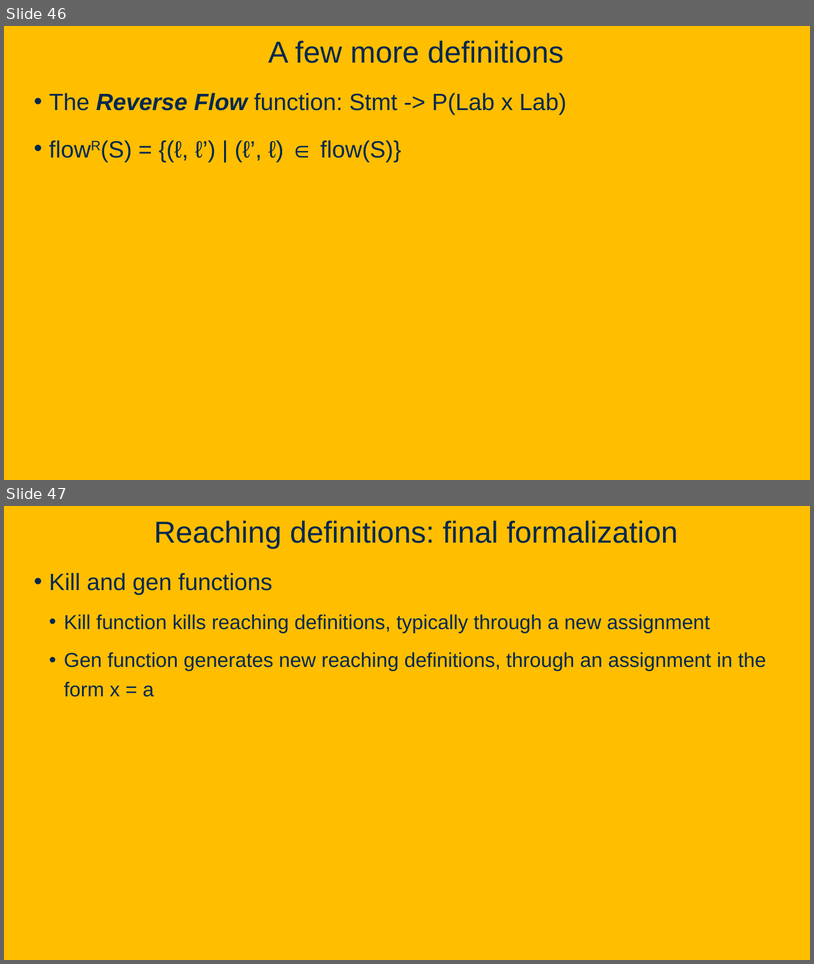
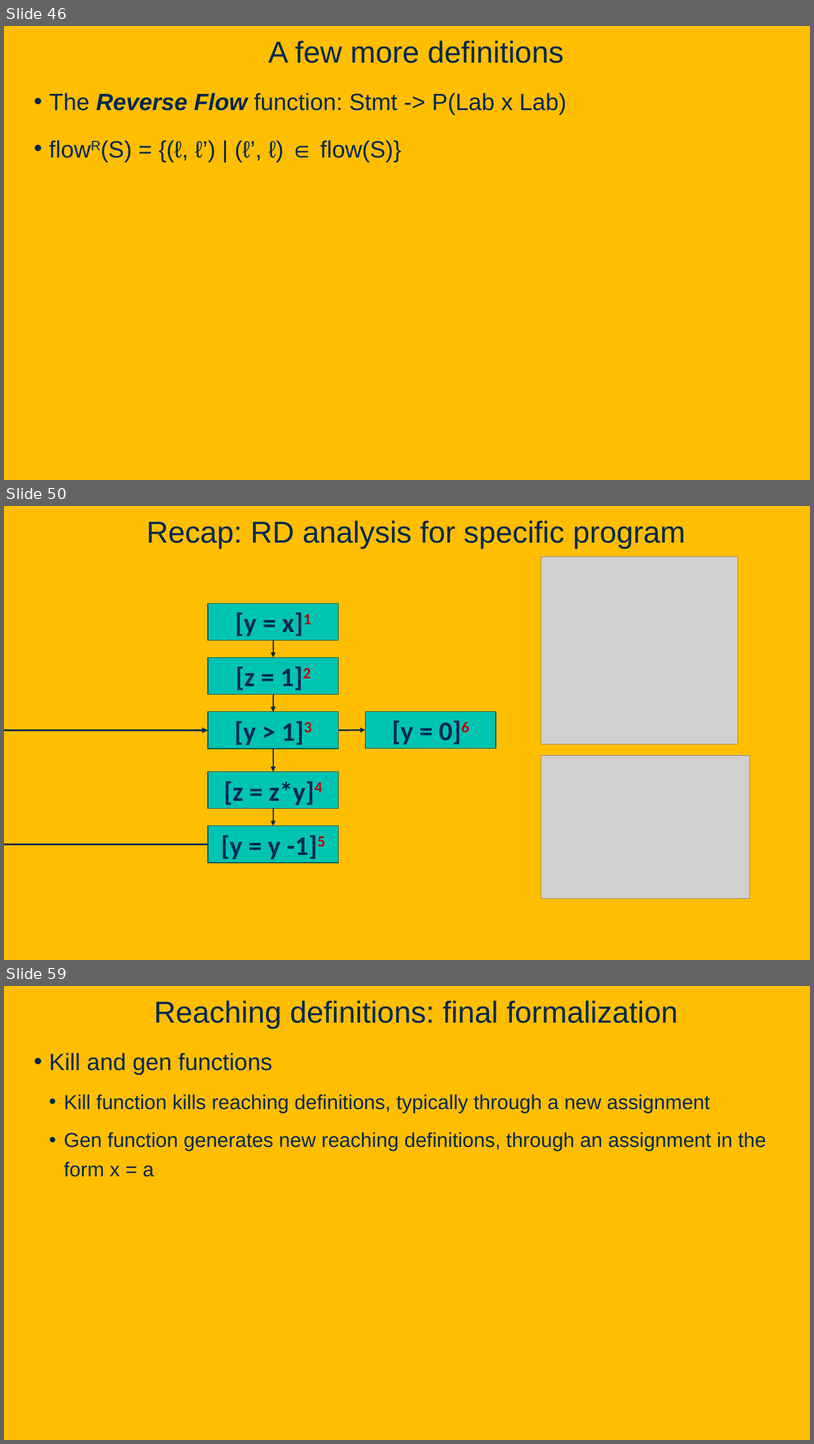
Before and after one commit to davsec-teaching/ECS289C-Spring2025, a slide deck: slides/3_data_flow_analysis.pptx. Shown one above the other, each under a label of ours: slides 46 and 47 before the commit, slides 46, 50 and 59 after it; the slides between them are not shown. The pictures are 814x964 and 814x1444 pixels, drawn with LibreOffice and Linux fonts; fonts in the diff are those of the drawing; grey boxes stand for pictures; background and template pictures are left out. Boxes give left, top, right and bottom in pixels: in the first picture for what was removed or moved away, otherwise in the second. Text is boxed around its words. In the diff, an @@ line names an element or a change of style, - is before the commit and + after.

Commit message:
update pointer analysis slides

```diff
--- a/slides/3_data_flow_analysis.pptx
+++ b/slides/3_data_flow_analysis.pptx
@@ slide 50 added at (4,506,810,960), background picture (left out) @@
@@ title added at (147,520,686,549), 36 pt, text #022850 @@
+Recap: RD analysis for specific program
@@ picture added at (541,557,738,744) @@
@@ rectangle added at (208,603,339,640), fill #00C4B2, outline #00564E 1 pt, 32 pt, text #022850, bold @@
+[y = x]1
@@ arrow added from (273, 640) to (273, 657), #022850 1.75 pt @@
@@ rectangle added at (208,657,339,694), fill #00C4B2, outline #00564E 1 pt, 32 pt, text #022850, bold @@
+[z = 1]2
@@ arrow added from (273, 694) to (273, 712), #022850 1.75 pt @@
@@ rectangle added at (208,712,339,748), fill #00C4B2, outline #00564E 1 pt, 32 pt, text #022850, bold @@
+[y > 1]3
@@ rectangle added at (366,712,497,748), fill #00C4B2, outline #00564E 1 pt, 32 pt, text #022850, bold @@
+[y = 0]6
@@ elbow arrow added from (208, 844) to (208, 730), #022850 2.25 pt @@
@@ arrow added from (339, 730) to (366, 730), #022850 1.75 pt @@
@@ arrow added from (273, 748) to (273, 772), #022850 1.75 pt @@
@@ picture added at (541,756,750,898) @@
@@ rectangle added at (208,772,339,808), fill #00C4B2, outline #00564E 1 pt, 32 pt, text #022850, bold @@
+[z = z*y]4
@@ arrow added from (273, 808) to (273, 825), #022850 1.75 pt @@
@@ rectangle added at (208,825,339,862), fill #00C4B2, outline #00564E 1 pt, 32 pt, text #022850, bold @@
+[y = y -1]5
@@ what was slide 47 is now slide 59 @@
```
Also in this commit, not shown: 5 slides changed, 14 other slides added, 1 other file.
